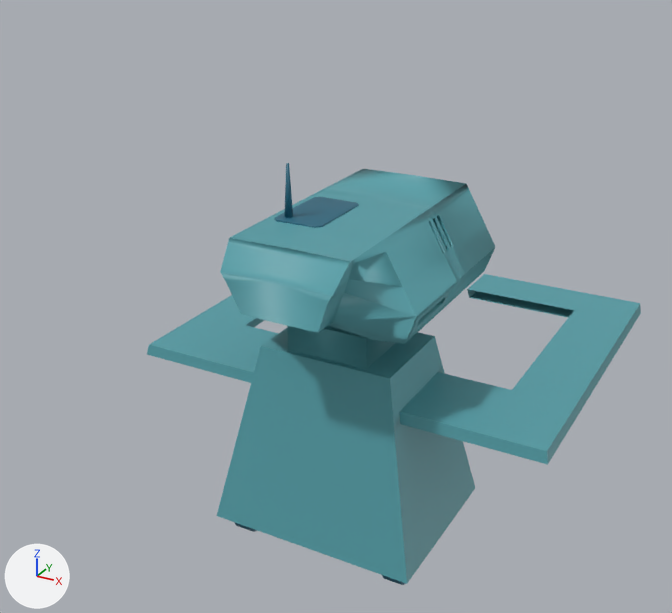
The Blender file BlenderModels/Robot/Robot.blend as it was, and as the next commit left it.
Before and after are seen from a 50 mm camera at (7.57, -14.8, 6.09) aimed at (-0.32, -0.45, -1.08). The axes (+X, +Y, +Z) are drawn at lower left. The lights are the same throughout.

The scene before the commit, as lines of its bpy script (objects in view):
```python
ob_cube = bpy.data.objects.new('Cube', me_cube_001)
ob_cube.location = (0.0, 0.0, -0.03)
ob_cube.scale = (1.29, 1.29, 1.1)
ob_cube_001 = bpy.data.objects.new('Cube.001', me_cube_002)
ob_cube_001.location = (-1.08, -1.97, 1.81)
ob_cube_002 = bpy.data.objects.new('Cube.002', me_cube)
ob_cube_002.location = (0.0, -0.62, -2.61)
ob_cylinder = bpy.data.objects.new('Cylinder', me_cylinder)
ob_cylinder.location = (-0.81, -1.31, 0.95)
ob_cylinder.scale = (0.0798, 0.0798, 0.0798)
```
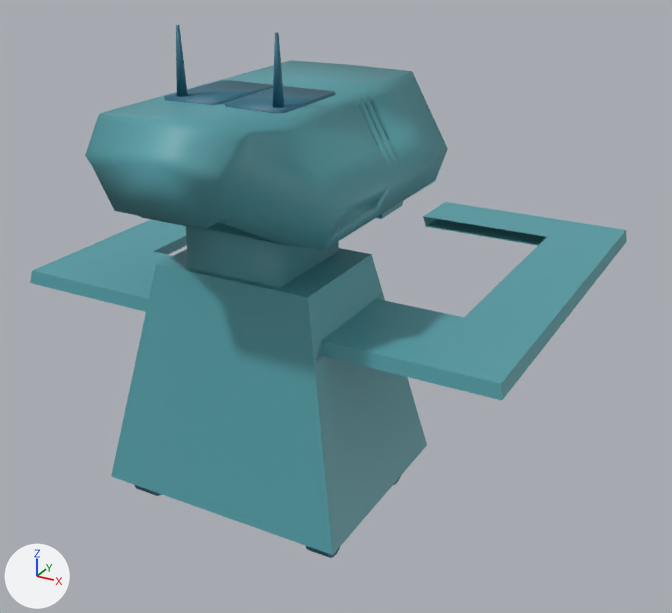
Changed parts and their boxes (x1, y1, x2, y2) in the pictures (672 x 613 px; the box of a moved part takes in the faces that stretch with it):
'Cube.002', reshaped, moved
    before: (147, 274, 641, 585)
    after: (30, 25, 627, 558)
'Cube', deleted (cyan)
    before: (220, 169, 495, 369)
'Cube.001', deleted
    before: (275, 197, 359, 228)
'Cylinder', deleted
    before: (284, 163, 293, 218)
part 1 of me_cube, moved or reshaped
    before: (147, 274, 641, 584)
    after: (30, 201, 627, 555)
part 2 of me_cube, moved or reshaped
    before: (235, 523, 406, 585)
    after: (135, 485, 341, 558)
part 3 of me_cube, added (cyan)
    after: (176, 25, 284, 108)
part 4 of me_cube, added (cyan)
    after: (85, 60, 448, 251)
part 5 of me_cube, added (cyan)
    after: (186, 226, 339, 288)
part 6 of me_cube, added
    after: (164, 80, 335, 113)

Patch to the scene script:
```diff
--- a/BlenderModels/Robot/Robot.blend.py
+++ b/BlenderModels/Robot/Robot.blend.py
@@ me_cube @@
 # used by ob_cube_002; location = (0.0, -0.62, -2.61)
-me_cube.from_pydata(...)  # 323 vertices, 188 faces, 8 loose edges; spans x -4.28..0.88, y -1.59..6.33, z -3.3..0.9
+me_cube.from_pydata(...)  # 542 vertices, 351 faces, 10 loose edges; spans x -4.28..0.88, y -5.91..2.91, z -3.3..4.48
+# me_cube part 1: the loose piece of 74 vertices spanning x -4.28..0.0, y -1.59..6.33, z -2.84..0.9 is moved by (0.0, -3.43, 0.0)
+# me_cube part 2: the loose piece of 64 vertices spanning x -1.89..-1.5, y -1.33..-0.79, z -3.3..-2.75 is moved by (0.0, -3.43, 0.0)
+# me_cube part 3: a new loose piece, a 12-sided cut cone along z (radius 0.08 at the low end, 0.02 at the high end) spanning x -0.89..-0.73, y -4.2..-4.04, z 3.49..4.48, in mat_material_004 (cyan #26687f)
+# me_cube part 4: a new loose piece of 152 vertices spanning x -1.89..0.0, y -5.91..-0.56, z 1.68..3.5
+# me_cube part 5: a new loose piece of 16 vertices spanning x -0.83..0.0, y -4.22..-2.46, z 0.75..1.73, in mat_material_002 (cyan #56a0a9)
+# me_cube part 6: a new loose piece of 16 vertices spanning x -1.01..-0.04, y -4.37..-2.79, z 3.44..3.51, in mat_material_003 (cyan #26687f)
 me_cube.materials.append(mat_material_006)
@@ me_cube @@
 me_cube.materials.append(mat_material_009)
+me_cube.materials.append(mat_material_002)  # cyan #56a0a9
+me_cube.materials.append(mat_material_008)  # cyan #26687f
+me_cube.materials.append(mat_material_003)  # cyan #26687f
+me_cube.materials.append(mat_material_004)  # cyan #26687f
@@ ob_cube @@
-ob_cube = bpy.data.objects.new('Cube', me_cube_001)
-ob_cube.location = (0.0, 0.0, -0.03)
-ob_cube.scale = (1.29, 1.29, 1.1)
-_m = ob_cube.modifiers.new('Mirror', 'MIRROR')
-_m.use_clip = True
-_m = ob_cube.modifiers.new('Bevel', 'BEVEL')
-_m.width = 0.006
-_m.width_pct = 0.006
-_m.segments = 4
-_m.angle_limit = 0.209
@@ ob_cube_001 @@
-ob_cube_001 = bpy.data.objects.new('Cube.001', me_cube_002)
-ob_cube_001.location = (-1.08, -1.97, 1.81)
-_m = ob_cube_001.modifiers.new('Bevel', 'BEVEL')
-_m.width = 0.008
-_m.width_pct = 0.008
-_m.segments = 4
@@ ob_cylinder @@
-ob_cylinder = bpy.data.objects.new('Cylinder', me_cylinder)
-ob_cylinder.location = (-0.81, -1.31, 0.95)
-ob_cylinder.scale = (0.0798, 0.0798, 0.0798)
@@ ob_cube_002 @@
 ob_cube_002 = bpy.data.objects.new('Cube.002', me_cube)
-ob_cube_002.location = (0.0, -0.62, -2.61)
+ob_cube_002.location = (0.0, 0.0, 0.0)
 _m = ob_cube_002.modifiers.new('Mirror', 'MIRROR')
```
